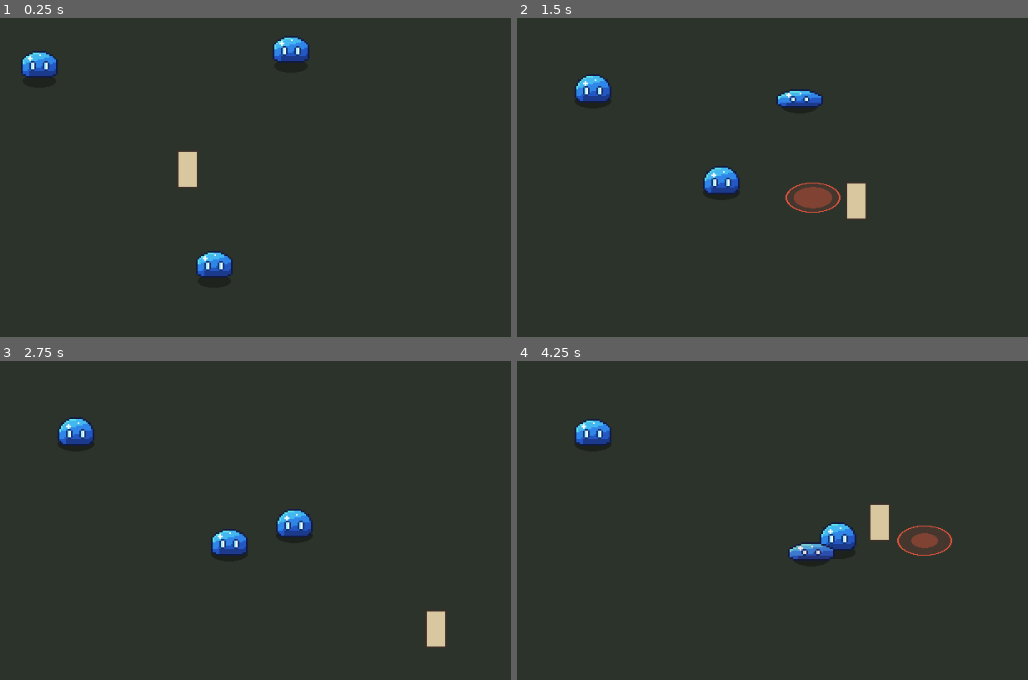
Above: before the commit, frames 1-4 (two rows, left to right).
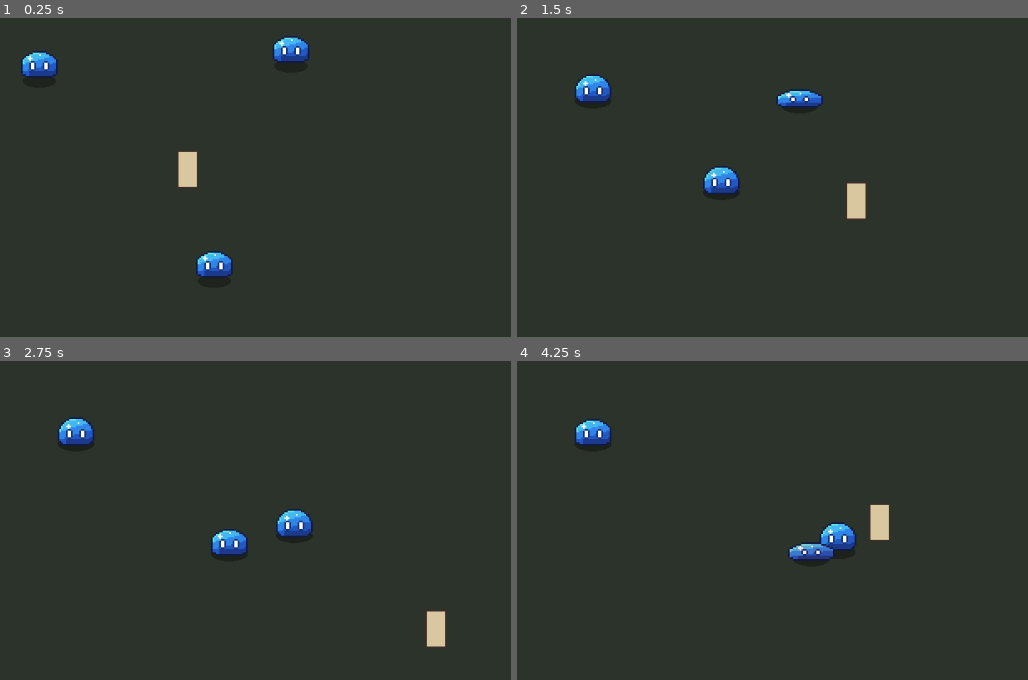
Above: after the commit, the same moments.

Repository: Firstyjps/duo-game
Game: Godot game, scene res://systems/enemy/debug/enemy_sandbox.tscn
Two runs of this game, one before a commit and one after it. Both use one fixed random seed, a clock stepped at 60 frames per second and the inputs below. The project has no main scene, so this scene is started directly.
Inputs:
- Up to frame 1 (0.25 s): no input
- Up to frame 2 (1.5 s): tap Enter (ui_accept) at 0.5, 0.77 s; hold Right (ui_right) 0.53-1.28 s; hold Down (ui_down) from 1.28 s (still down)
- Up to frame 3 (2.75 s): tap Enter (ui_accept) at 1.52 s; release Down (ui_down) at 2.03 s; hold Right (ui_right) from 2.03 s (still down)
- Up to frame 4 (4.25 s): release Right (ui_right) at 2.78 s; hold Up (ui_up) 2.78-3.53 s; tap Enter (ui_accept) at 3.02, 3.77 s; hold Left (ui_left) from 3.53 s (still down)

The runs differ from the first frame. In frame 1, less than 0.1% of the frame differs, in the area x 6-59%, y 9-79%; in frame 2, 0.9%, in the area x 13-64%, y 21-62%; in frame 3, less than 0.1%; in frame 4, 0.9%.

Commit message:
[enemy] Slime: white eyes, drop ground telegraph ring (#25)
Telegraph is now the windup squash + red flash only.

Co-Authored-By: Claude Opus 5.5 <noreply@anthropic.com>

Diff:
--- a/game/systems/enemy/slime/slime.gd
+++ b/game/systems/enemy/slime/slime.gd
@@ -52,7 +52,6 @@
 var hurtbox: Hurtbox
 var hitbox: Hitbox
 var detect: Area2D
-var telegraph: TelegraphMarker
 
 
 func _ready() -> void:
@@ -66,7 +65,6 @@
 	hurtbox = $Hurtbox
 	hitbox = $Hitbox
 	detect = $Detect
-	telegraph = $Telegraph
 	if not is_inside_tree():
 		health.reset()
 	hitbox.source = self
@@ -76,7 +74,6 @@
 	detect.collision_mask = Combat.LAYER_PLAYER
 	detect.body_entered.connect(_on_body_entered)
 	detect.body_exited.connect(_on_body_exited)
-	telegraph.visible = false
 	_play(&"idle")
 
 
@@ -114,7 +111,6 @@
 			_tick_chase()
 		State.WINDUP:
 			velocity = Vector2.ZERO
-			telegraph.progress = _state_t / windup_time
 			if _state_t >= windup_time:
 				_enter(State.LEAP)
 		State.LEAP:
@@ -177,7 +173,6 @@
 	if prev == State.LEAP:
 		hitbox.deactivate()
 	if prev == State.WINDUP:
-		telegraph.visible = false
 		sprite.self_modulate = Color.WHITE
 	state = next
 	_state_t = 0.0
@@ -188,7 +183,6 @@
 		State.WINDUP:
 			_leap_from = global_position
 			_leap_to = leap_target(global_position, target.global_position, leap_distance)
-			telegraph.show_at(_leap_to)
 			_play(&"windup")
 		State.LEAP:
 			_leap_from = global_position
--- a/game/systems/enemy/slime/slime.tscn
+++ b/game/systems/enemy/slime/slime.tscn
@@ -1,11 +1,10 @@
-[gd_scene load_steps=11 format=3]
+[gd_scene load_steps=10 format=3]
 
 [ext_resource type="Script" path="res://systems/enemy/slime/slime.gd" id="1_slime"]
 [ext_resource type="Texture2D" path="res://systems/enemy/slime/slime_sheet.png" id="2_sheet"]
 [ext_resource type="Script" path="res://core/combat/health.gd" id="3_health"]
 [ext_resource type="Script" path="res://core/combat/hurtbox.gd" id="4_hurtbox"]
 [ext_resource type="Script" path="res://core/combat/hitbox.gd" id="5_hitbox"]
-[ext_resource type="Script" path="res://systems/enemy/common/telegraph_marker.gd" id="6_tele"]
 
 [sub_resource type="CircleShape2D" id="Shape_body"]
 radius = 7.0
@@ -61,9 +60,3 @@
 
 [node name="Shape" type="CollisionShape2D" parent="Detect"]
 shape = SubResource("Shape_detect")
-
-[node name="Telegraph" type="Node2D" parent="."]
-top_level = true
-z_index = -1
-script = ExtResource("6_tele")
-radius = 16.0
--- a/game/systems/enemy/slime/tools/gen_slime_sheet.gd
+++ b/game/systems/enemy/slime/tools/gen_slime_sheet.gd
@@ -13,8 +13,8 @@
 const C_LIGHT := Color("43b8f0")
 const C_RIM := Color("5fe3e6")
 const C_SHINE := Color("eafaff")
-const C_EYE := Color("effdff")
-const C_EYE_EDGE := Color("9fe9ff")
+const C_EYE := Color("ffffff")
+const C_EYE_EDGE := Color("ffffff")
 const C_EYE_RING := Color("14306e")
 
 ## ลำดับต้องตรงกับ Slime.FRAMES — w = ครึ่งความกว้าง, h = ความสูง (px), eye = ความสูงตา (0 = ไม่มีตา)
--- a/game/tests/test_enemy_slime.gd
+++ b/game/tests/test_enemy_slime.gd
@@ -72,7 +72,8 @@
 	return ok
 
 
-func test_windup_shows_telegraph_before_leap() -> bool:
+## telegraph ของสไลม์ = ท่าย่อตัว + กระพริบ (state WINDUP) ก่อนเปิด Hitbox
+func test_windup_before_leap() -> bool:
 	var slime: Slime = _spawn()
 	var dummy := Node2D.new()
 	dummy.position = Vector2(40, 0)
@@ -81,10 +82,9 @@
 	# ครึ่งหลังของรอบเด้ง (อยู่บนพื้น) + อยู่ในระยะ → windup
 	slime._state_t = slime.hop_interval * 0.6
 	slime.tick(0.0)
-	var winding: bool = slime.state == Slime.State.WINDUP and slime.telegraph.visible \
-		and not slime.hitbox.monitoring
+	var winding: bool = slime.state == Slime.State.WINDUP and not slime.hitbox.monitoring
 	slime.tick(slime.windup_time)
-	var leaping: bool = slime.state == Slime.State.LEAP and not slime.telegraph.visible
+	var leaping: bool = slime.state == Slime.State.LEAP
 	slime.free()
 	dummy.free()
 	return chasing and winding and leaping
Binary file changed: game/systems/enemy/slime/slime_sheet.png
Binary file changed: game/systems/enemy/slime/tools/slime_preview.png
Not shown, changed: docs/GLOSSARY.md
Not shown, changed: game/systems/enemy/CLAUDE.md
